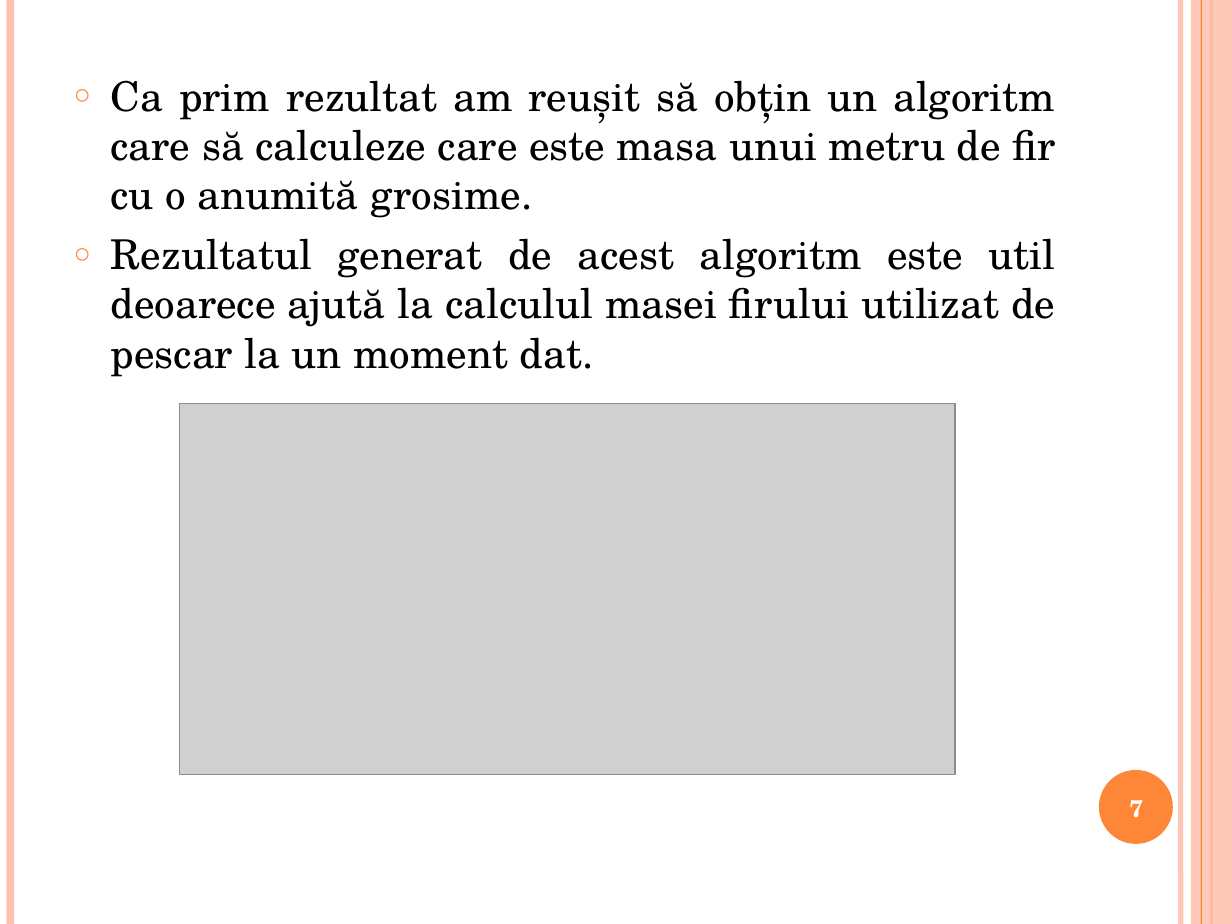
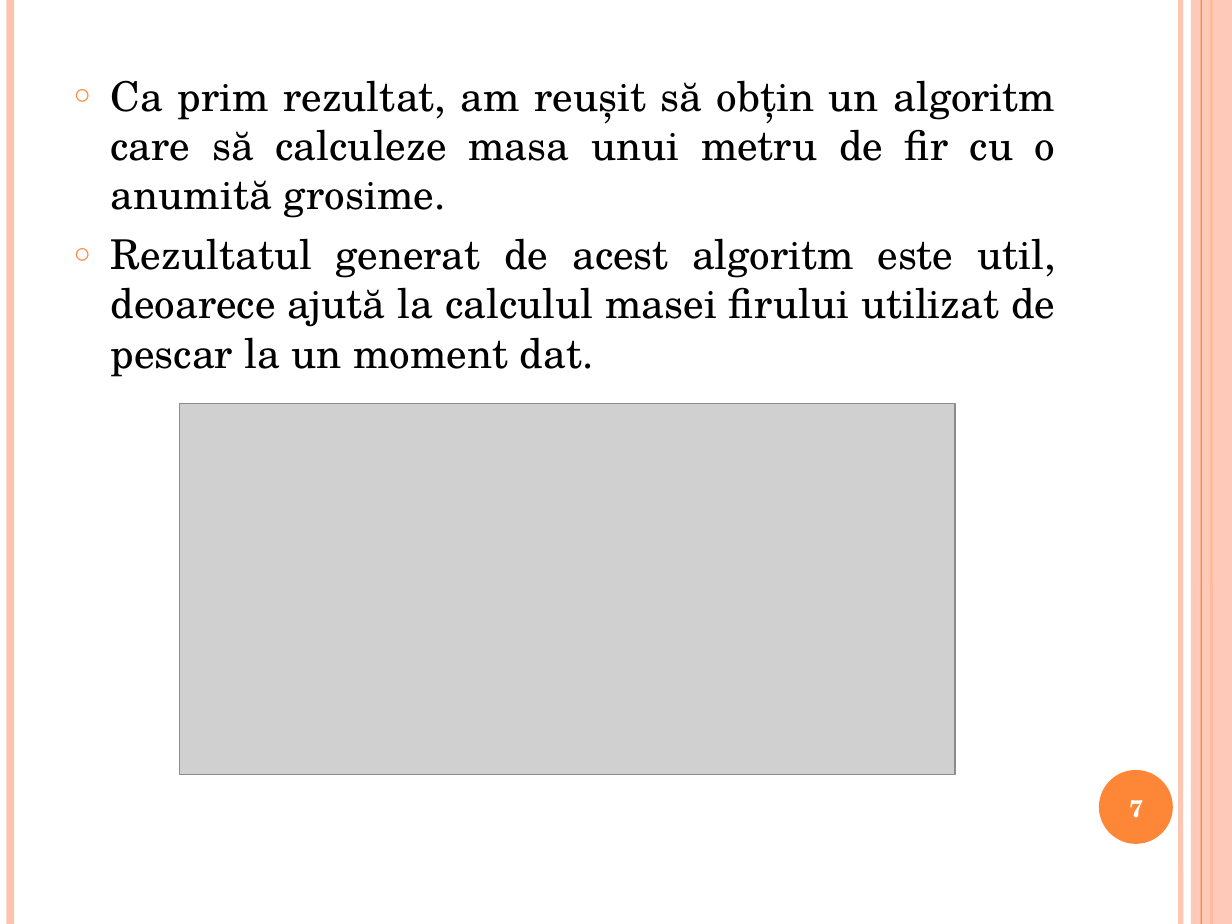
Before and after one commit to medyt/Lucrare-licenta, a slide deck: slide 7 of Prezentare licenta.pptx. Drawn at 1232x924 pixels with LibreOffice and Linux fonts; fonts in the diff are those of the drawing; grey boxes stand for pictures. Boxes give left, top, right and bottom in pixels: in the first picture for what was removed or moved away, otherwise in the second. Text is boxed around its words. In the diff, an @@ line names an element or a change of style, - is before the commit and + after.

```diff
--- a/Prezentare licenta.pptx
+++ b/Prezentare licenta.pptx
@@ text at <box>111,80,1056,377</box>: text changed @@
-○ Ca prim rezultat am reușit să obțin un algoritm care să calculeze care este masa unui metru de fir cu o anumită grosime.
-○ Rezultatul generat de acest algoritm este util deoarece ajută la calculul masei firului utilizat de pescar la un moment dat.
+○ Ca prim rezultat, am reușit să obțin un algoritm care să calculeze masa unui metru de fir cu o anumită grosime.
+○ Rezultatul generat de acest algoritm este util, deoarece ajută la calculul masei firului utilizat de pescar la un moment dat.
```
Also in this commit, not shown: 10 other slides changed.
